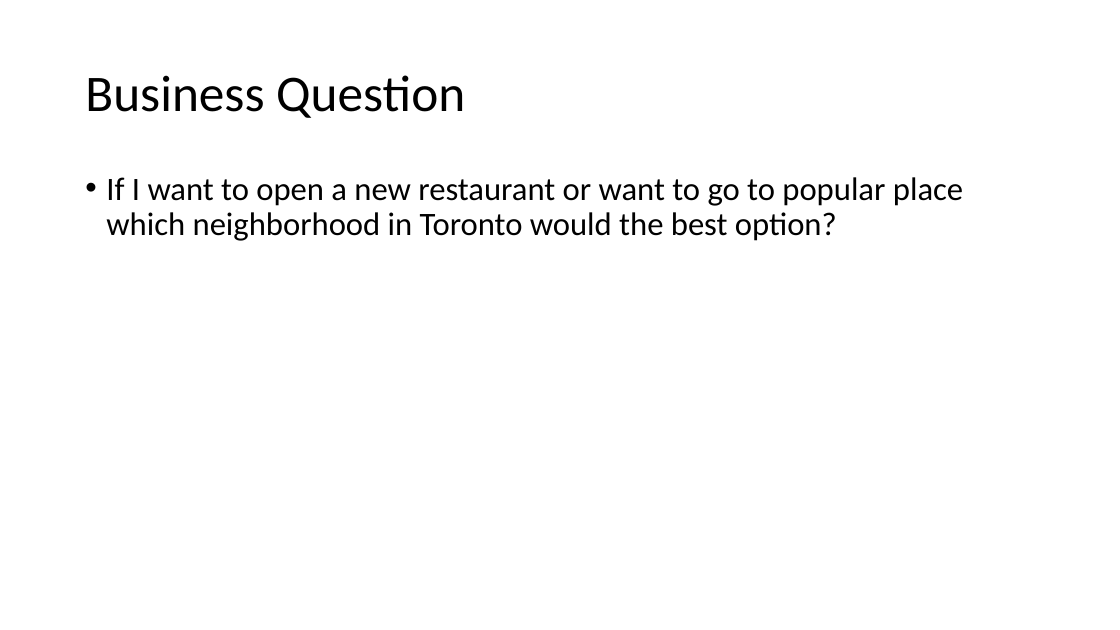
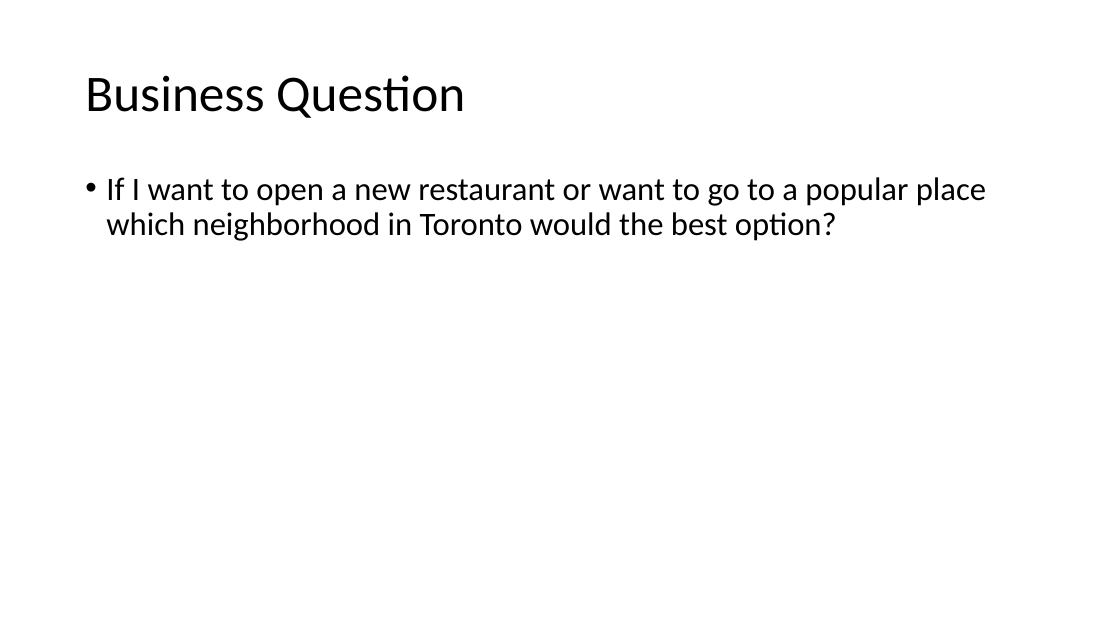
Before and after one commit to yshaikhygali/Coursera_Capstone, a slide deck: slide 2 of Capstone_Project_Presentation.pptx. Drawn at 1120x630 pixels with LibreOffice and Linux fonts; fonts in the diff are those of the drawing. Boxes give left, top, right and bottom in pixels: in the first picture for what was removed or moved away, otherwise in the second. Text is boxed around its words. In the diff, an @@ line names an element or a change of style, - is before the commit and + after.

```diff
--- a/Capstone_Project_Presentation.pptx
+++ b/Capstone_Project_Presentation.pptx
@@ text at box(106, 177, 986, 241): text changed @@
-• If I want to open a new restaurant or want to go to popular place which neighborhood in Toronto would the best option?
+• If I want to open a new restaurant or want to go to a popular place which neighborhood in Toronto would the best option?
```
Also in this commit, not shown: 2 other slides changed, 5 slides added, 1 slide removed.
